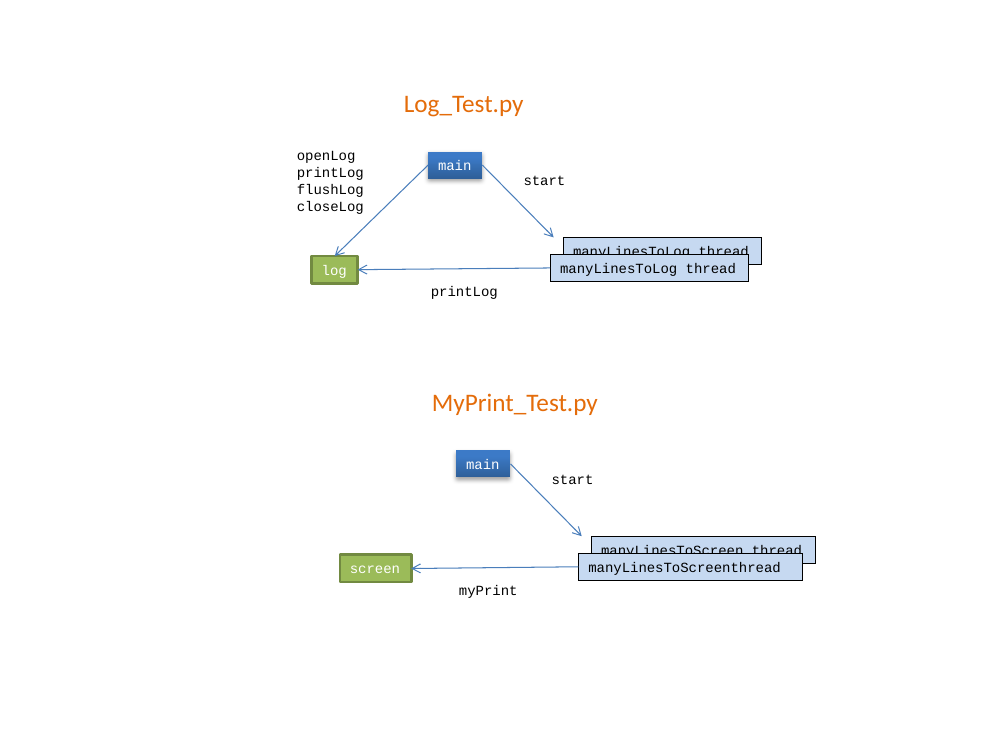
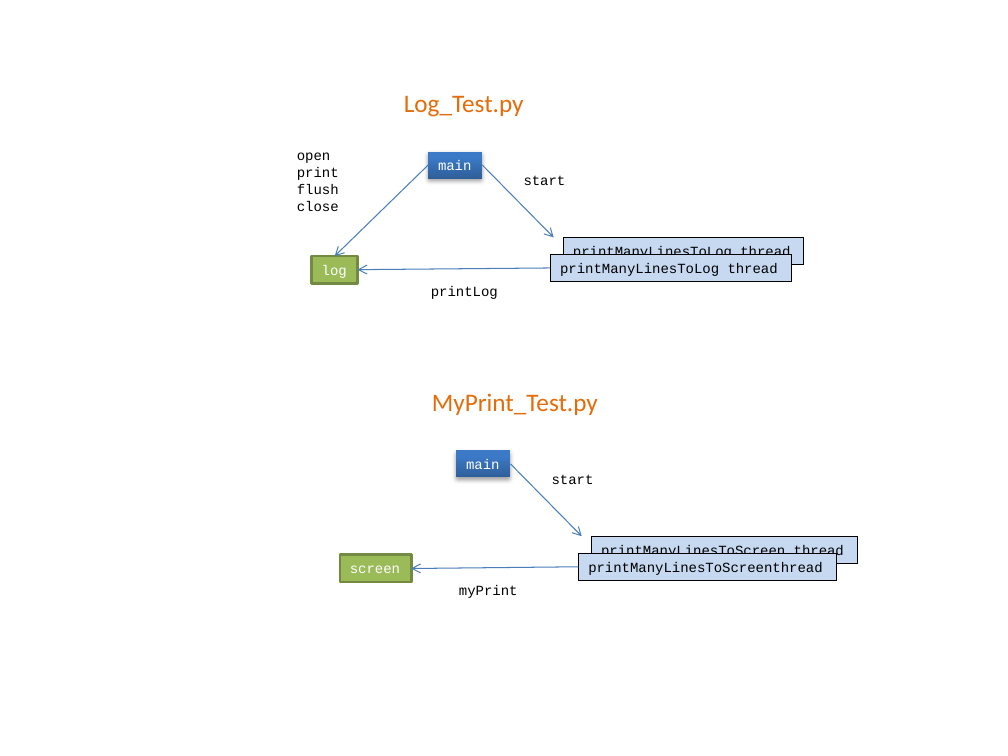
Before and after one commit to mlozborne/motin, a slide deck: slide 3 of Scripting/ScriptingDocumenation/DesignDiagrams.pptx. Drawn at 1008x756 pixels with LibreOffice and Linux fonts; fonts in the diff are those of the drawing. Boxes give left, top, right and bottom in pixels: in the first picture for what was removed or moved away, otherwise in the second. Text is boxed around its words. In the diff, an @@ line names an element or a change of style, - is before the commit and + after.

```diff
--- a/Scripting/ScriptingDocumenation/DesignDiagrams.pptx
+++ b/Scripting/ScriptingDocumenation/DesignDiagrams.pptx
@@ text at (x1=297, y1=152, x2=339, y2=211): text changed @@
-openLog
-printLog
-flushLog
-closeLog
+open
+print
+flush
+close
@@ rectangle "printManyLinesToLog thread" resized from (x1=563, y1=238, x2=762, y2=265) to (x1=563, y1=238, x2=804, y2=265) @@
@@ rectangle "printManyLinesToLog thread" resized from (x1=550, y1=254, x2=749, y2=281) to (x1=550, y1=254, x2=791, y2=281) @@
@@ text in rectangle at (x1=560, y1=263, x2=778, y2=276): text changed @@
-manyLinesToLog thread
+printManyLinesToLog thread
@@ text in rectangle at (x1=573, y1=246, x2=790, y2=255): text changed @@
-manyLinesToLog thread
+printManyLinesToLog thread
@@ rectangle "printManyLinesToScreen thread" resized from (x1=592, y1=536, x2=815, y2=563) to (x1=592, y1=536, x2=858, y2=563) @@
@@ rectangle "printManyLinesToScreenthread" resized from (x1=579, y1=553, x2=802, y2=581) to (x1=579, y1=553, x2=837, y2=581) @@
@@ text in rectangle at (x1=588, y1=562, x2=822, y2=575): text changed @@
-manyLinesToScreenthread
+printManyLinesToScreenthread
@@ text in rectangle at (x1=601, y1=545, x2=844, y2=560): text changed @@
-manyLinesToScreen thread
+printManyLinesToScreen thread
```
Also in this commit, not shown: 1 other slide changed, 3 other files.
